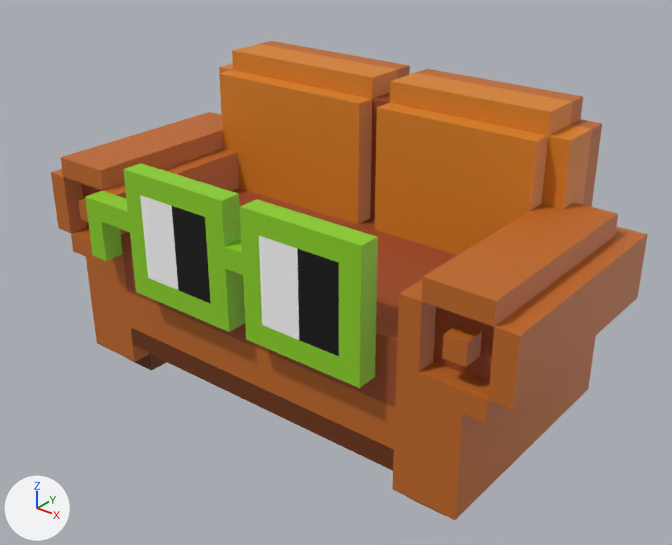
What one commit did to the glTF model public/headModels/CouchHead.glb.
One viewpoint serves both versions: a 50 mm lens placed at (25.3, -30.3, 44.6), pointed at (1.0, 0.1, 25.8). Every picture has the same lights, and +X, +Y and +Z are marked at lower left. Vertices at the same position are counted once.

The first picture shows 'GlassesUV', 'Head'.
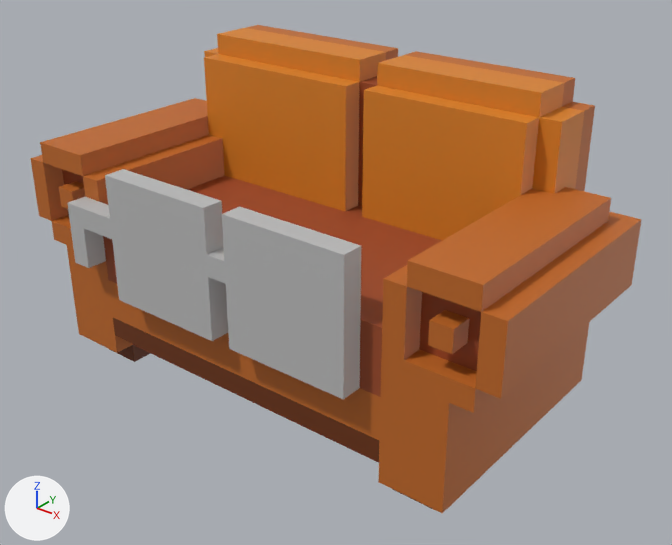
Changed parts and their boxes [x1, y1, x2, y2] in the pictures (672 x 545 px):
'Head', mesh moved: before [51, 41, 648, 520]; after [31, 25, 642, 513]
'GlassesUV', recoloured, mesh moved: before [85, 163, 378, 388]; after [67, 169, 361, 399]

Patch to the scene script:
```diff
--- a/public/headModels/CouchHead.glb.py
+++ b/public/headModels/CouchHead.glb.py
@@ mat_vraymtl6 @@
+mat_vraymtl6 = principled_material('VRayMtl6')
+mat_vraymtl6.base_color = (0.5, 0.5, 0.5)  # grey #bcbcbc
+mat_vraymtl6.roughness = 0.553
@@ me_mesh @@
 me_mesh.from_pydata(...)  # 216 vertices, 428 faces; spans x -9.0..7.0, y -6.0..-5.0, z 25.0..31.0
 # used by ob_glassesuv; location = (0.0, 0.0, 0.0)
-me_mesh.materials.append(mat_animanoun13_okglasses_glassesmat)  # picture img_glasses_square_frog_green
+# me_mesh part 1: the whole mesh is moved by (0.0, -1.0, 0.0)
+me_mesh.materials.append(mat_vraymtl6)  # grey #bcbcbc
@@ me_head @@
 me_head.from_pydata(...)  # 1640 vertices, 3288 faces; spans x -13.0..13.0, y -5.0..7.0, z 19.0..34.0
 # used by ob_head; location = (0.0, 0.0, 0.0)
+# me_head part 2: the whole mesh is moved by (0.0, -1.0, 1.0)
 me_head.materials.append(mat_headmat)
```
